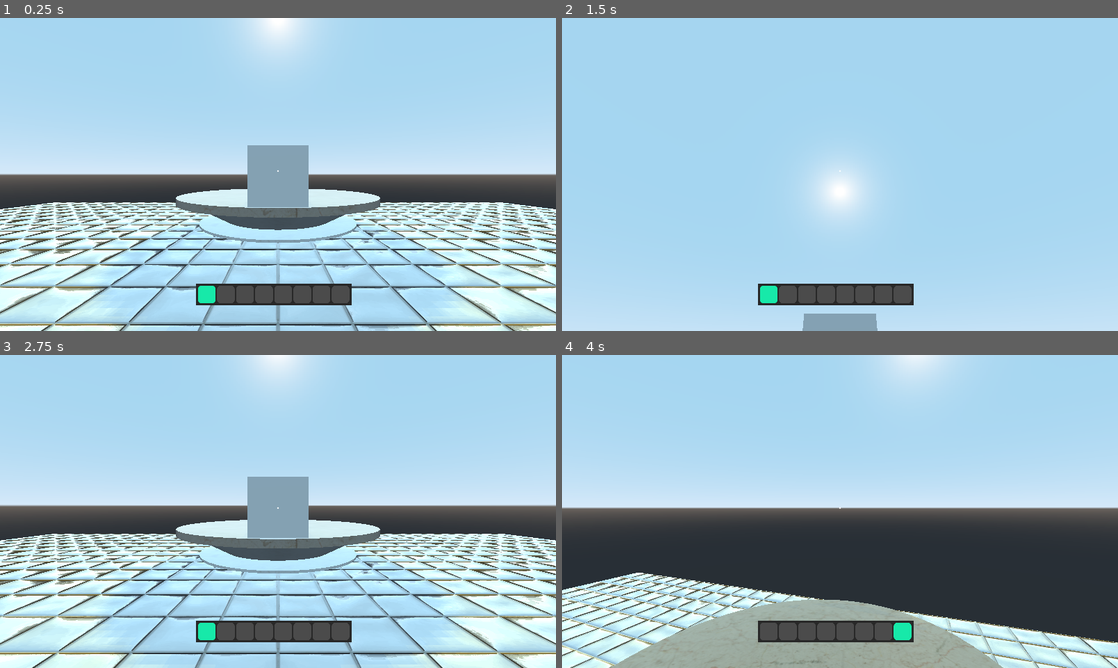
Above: before the commit, frames 1-4 (two rows, left to right).
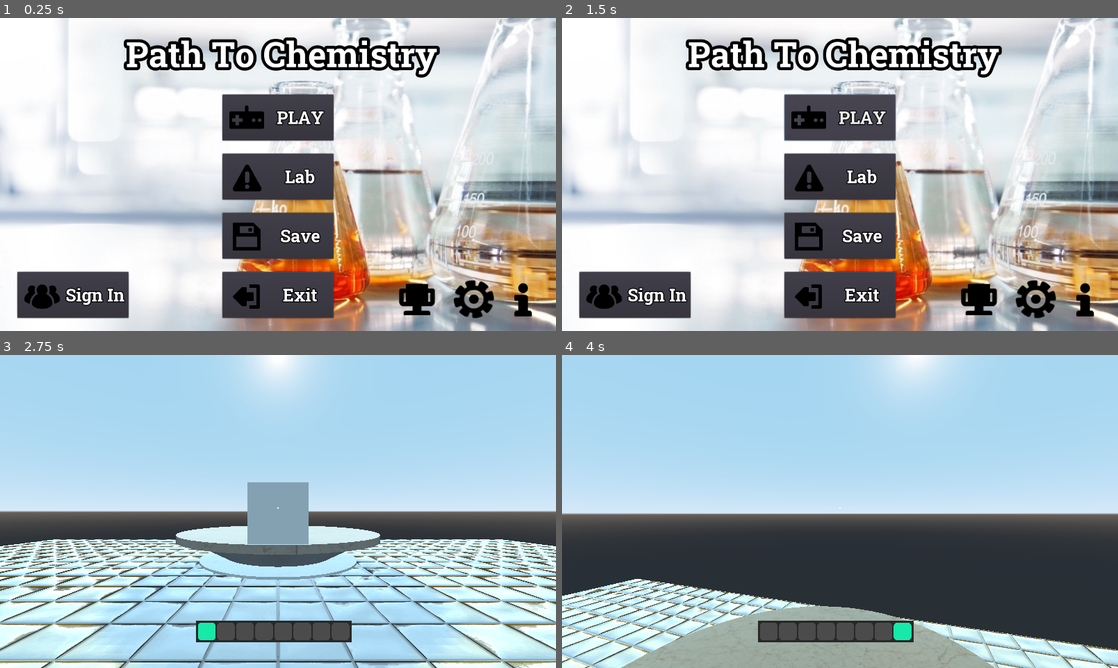
Above: after the commit, the same moments.

Repository: edmundlzen/path-to-chemistry
Game: Godot game, scene res://scenes/Main.tscn
Same seed, same stepped clock (60 frames per second), same inputs: the game is played once before the commit and once after it. Before the commit the project starts from res://scenes/Lab.tscn. The engine's default icon, where the game draws it, is replaced by a stand-in: a white triangle on a blue panel in a dark square.
Inputs (mouse positions are in pixels of both pictures, inside the frame that each line leads up to):
- Up to frame 1 (0.25 s): no input
- Up to frame 2 (1.5 s): click (840, 118) at 0.5 s, where only the run after the commit has a clickable "PLAY"; click (840, 118) at 1.25 s, where only the run after the commit has a clickable "PLAY"
- Up to frame 3 (2.75 s): click (278, 514) at 2 s, where only the run after the commit has a clickable "Lab"
- Up to frame 4 (4 s): tap Enter at 2.75 s; move the mouse to (867, 511) at 2.77 s; hold W (Forward) from 2.78 s (still down); click (867, 511) at 2.85 s; tap Space (Jump) at 3.02, 3.77 s; move the mouse to (812, 511) at 3.52 s; tap Mouse wheel down (scrollDown) at 3.6 s

The runs differ from the first frame. In frame 1, 94% of the frame differs, in the area x 0-100%, y 0-100%; in frame 2, 99%; in frame 3, 27%; in frame 4, 12%.

Commit message:
Change Main Scene

Diff:
--- a/godot-project/project.godot
+++ b/godot-project/project.godot
@@ -16,7 +16,7 @@
 [application]
 
 config/name="path-of-chemistry"
-run/main_scene="res://scenes/Lab.tscn"
+run/main_scene="res://scenes/Main.tscn"
 config/icon="res://icon.png"
 
 [display]
